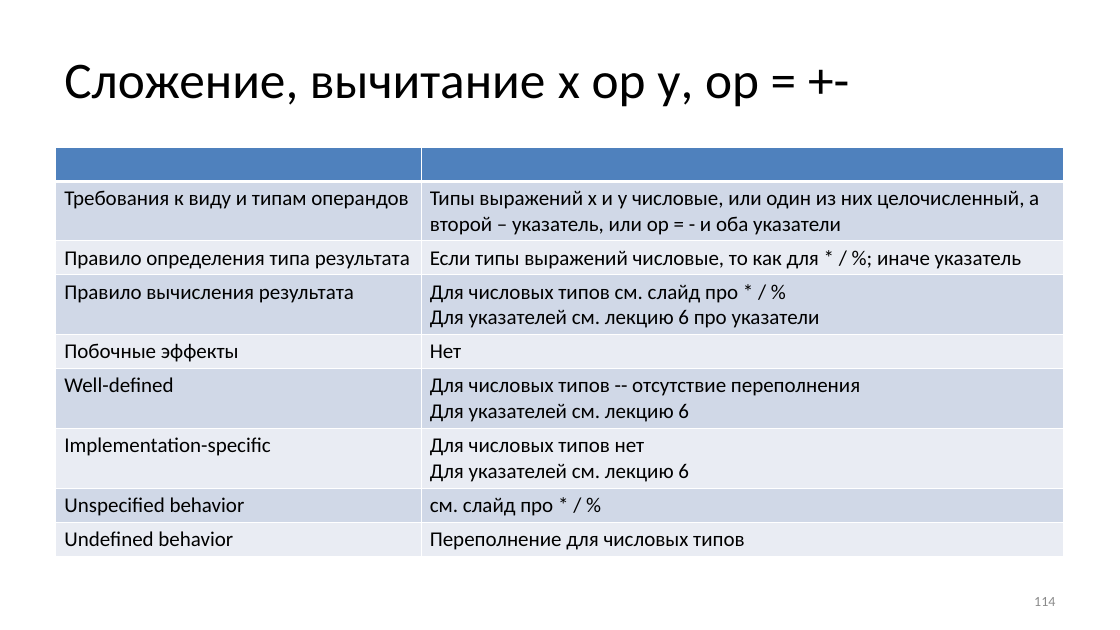
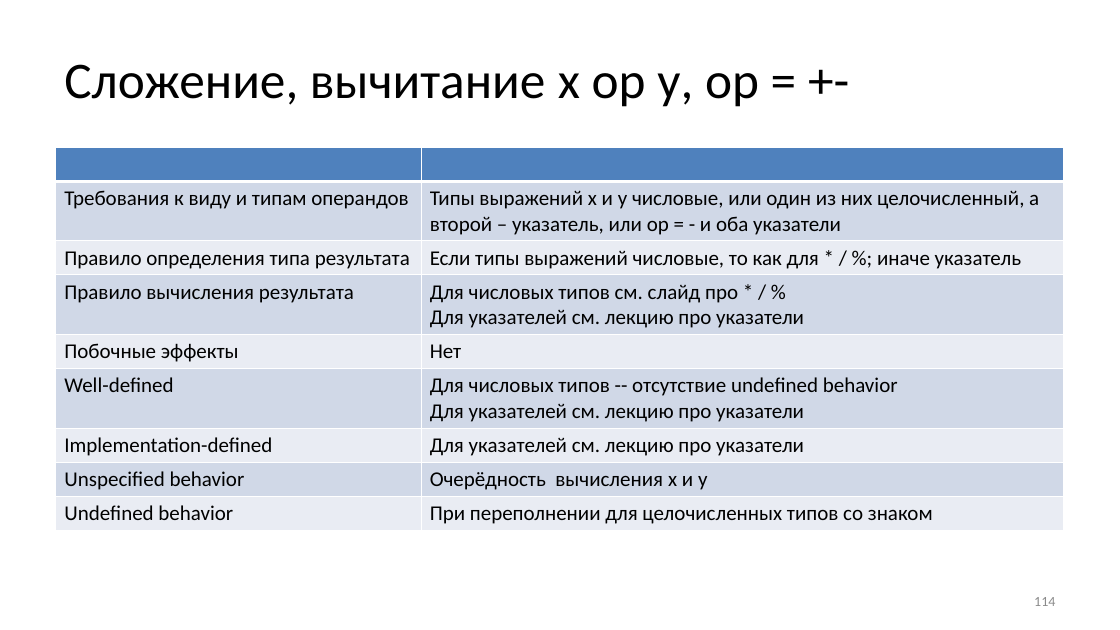
Before and after one commit to Evgueni-Petrov-aka-espetrov/Algorithms-and-Programming-in-C-pptx, a slide deck: slide 114 of 04 Выражения.pptx. Drawn at 1120x630 pixels with LibreOffice and Linux fonts; fonts in the diff are those of the drawing. Boxes give left, top, right and bottom in pixels: in the first picture for what was removed or moved away, otherwise in the second. Text is boxed around its words. In the diff, an @@ line names an element or a change of style, - is before the commit and + after.

```diff
--- a/04 Выражения.pptx
+++ b/04 Выражения.pptx
@@ table at <box>56,147,1065,528</box> @@
-row 4, column 2: Для числовых типов см. слайд про * / % Для указателей см. лекцию 6 про указатели
+row 4, column 2: Для числовых типов см. слайд про * / % Для указателей см. лекцию про указатели
-row 6, column 2: Для числовых типов -- отсутствие переполнения / Для указателей см. лекцию 6
+row 6, column 2: Для числовых типов -- отсутствие undefined behavior / Для указателей см. лекцию про указатели
-row 7, column 1: Implementation-specific
+row 7, column 1: Implementation-defined
-row 7, column 2: Для числовых типов нет / Для указателей см. лекцию 6
+row 7, column 2: Для указателей см. лекцию про указатели
-row 8, column 2: см. слайд про * / %
+row 8, column 2: Очерёдность вычисления x и y
-row 9, column 2: Переполнение для числовых типов
+row 9, column 2: При переполнении для целочисленных типов со знаком
```
Also in this commit, not shown: 26 other slides changed.
